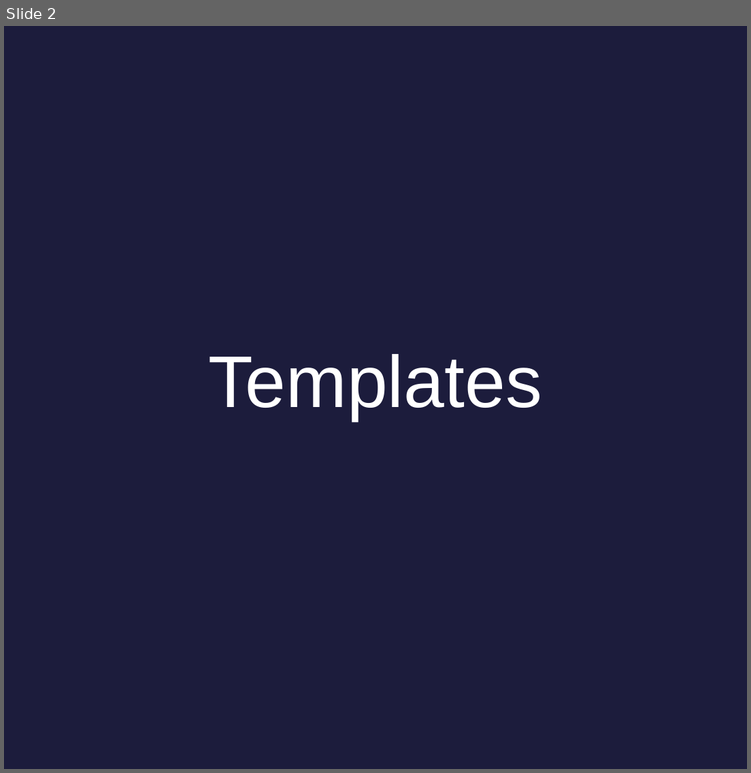
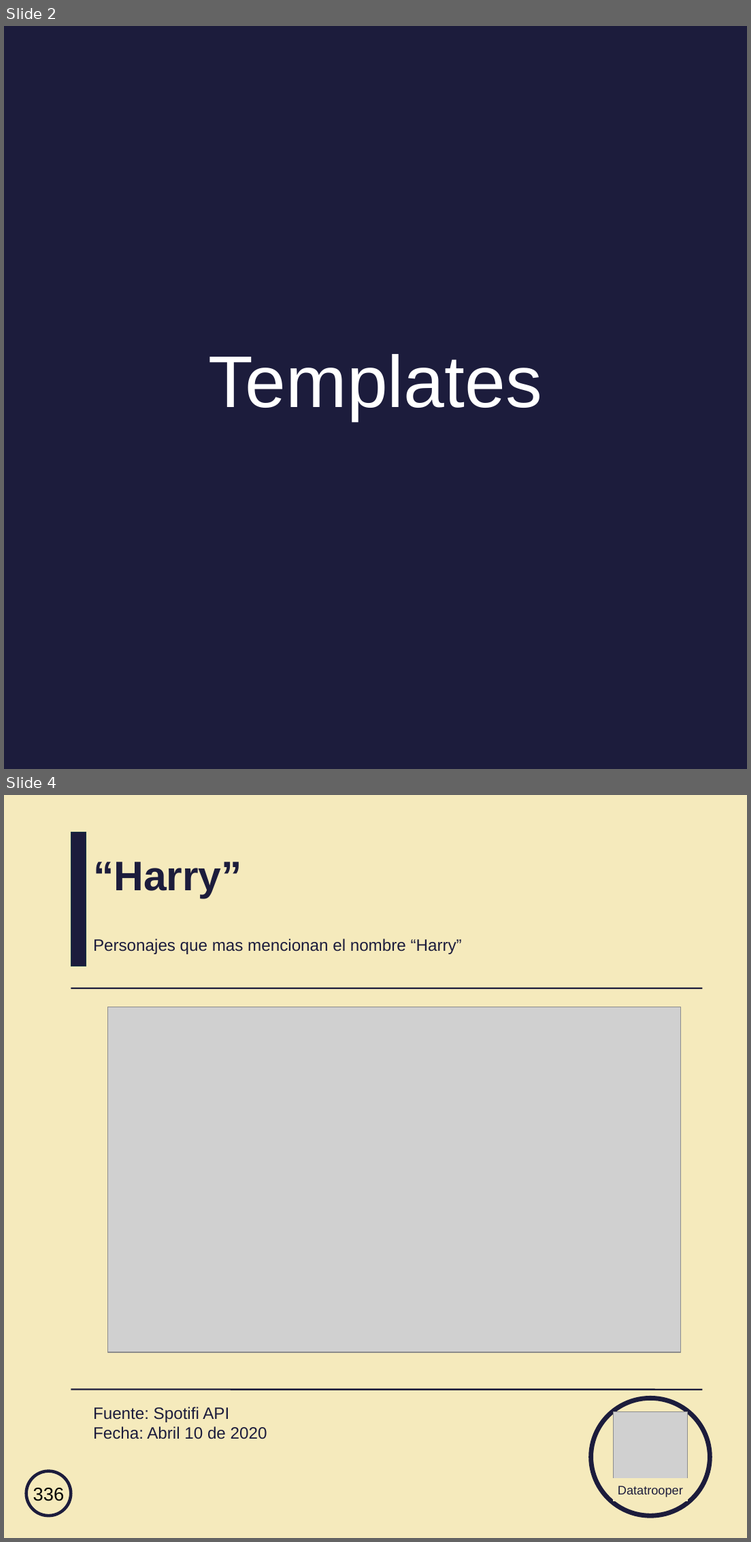
Before and after one commit to datatrooper/instatrooper, a slide deck: styles/instagram_templates.odp. Shown one above the other, each under a label of ours: slide 2 before the commit, slides 2 and 4 after it; the slides between them are not shown. The pictures are 751x773 and 751x1542 pixels, drawn with LibreOffice and Linux fonts; fonts in the diff are those of the drawing; grey boxes stand for pictures. Boxes give left, top, right and bottom in pixels: in the first picture for what was removed or moved away, otherwise in the second. Text is boxed around its words. In the diff, an @@ line names an element or a change of style, - is before the commit and + after.

Commit message:
harry potter script

```diff
--- a/styles/instagram_templates.odp
+++ b/styles/instagram_templates.odp
@@ slide 4 added at [4, 795, 747, 1538], background #F5EABC @@
@@ rectangle added at [71, 832, 86, 966], fill #1C1C3C, outline #153945 0 pt @@
@@ title added at [93, 862, 242, 898], 40 pt, text #1C1C3C, bold @@
+“Harry”
@@ title added at [93, 938, 462, 954], 16 pt, text #1C1C3C @@
+Personajes que mas mencionan el nombre “Harry”
@@ line added from (71, 988) to (702, 988), #1C1C3C 1.5 pt @@
@@ picture added at [108, 1006, 681, 1352] @@
@@ line added from (71, 1389) to (702, 1389), #1C1C3C 1.5 pt @@
@@ title added at [93, 1406, 267, 1439], 16 pt, text #1C1C3C @@
+Fuente: Spotifi API
+Fecha: Abril 10 de 2020
@@ ellipse added at [591, 1398, 709, 1515], fill #F5EABC, outline #1C1C3C 4.51 pt @@
@@ picture added at [613, 1411, 687, 1486] @@
@@ ellipse added at [26, 1471, 71, 1515], fill #F5EABC, outline #1C1C3C 3 pt, 18 pt, text #000000 @@
+336
@@ rectangle added at [613, 1478, 687, 1500], fill #F5EABC, outline #F5EABC 0 pt, 12 pt, text #1C1C3C @@
+Datatrooper
```
Also in this commit, not shown: 1 slide changed, 1 slide removed, 4 other files.
